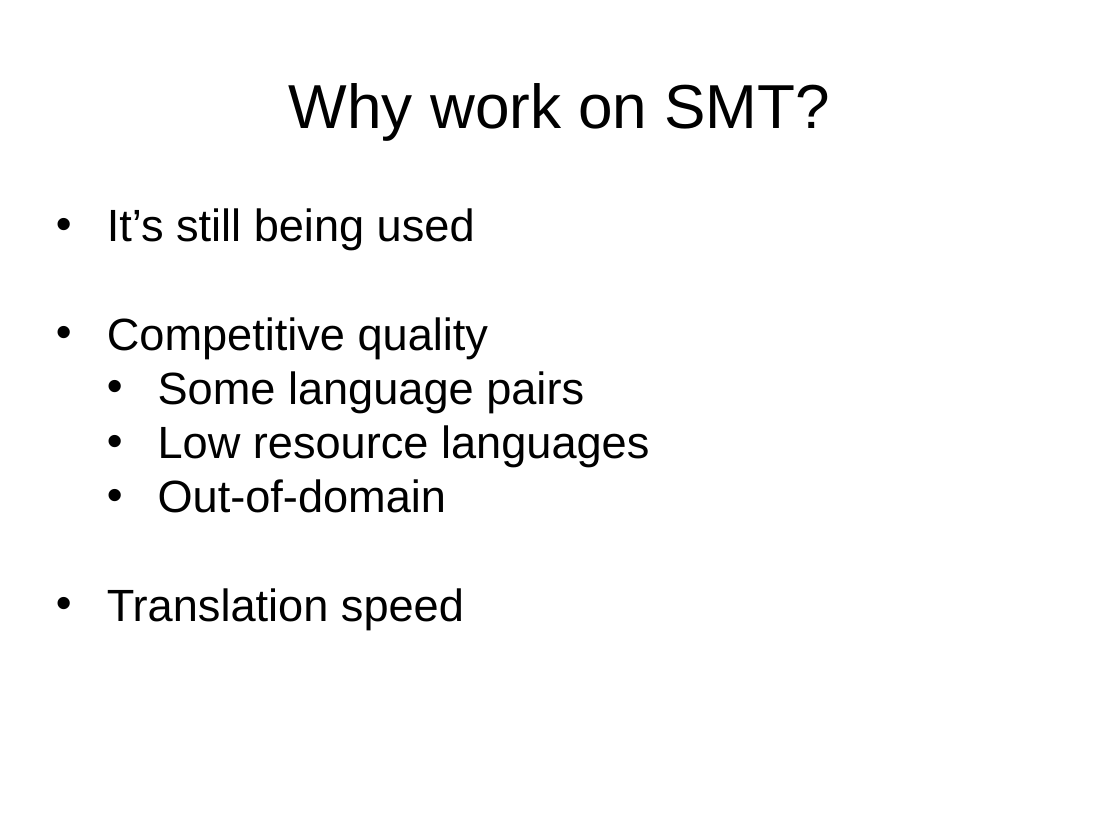
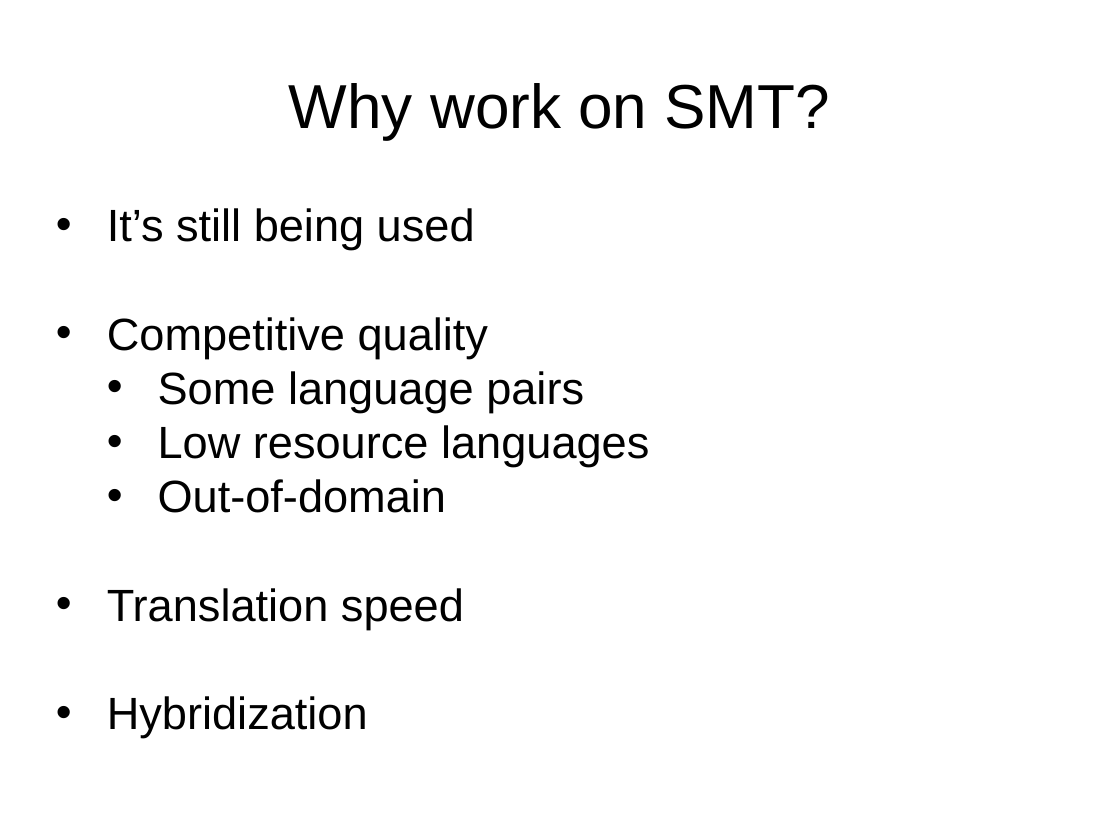
Before and after one commit to hieuhoang/papers, a slide deck: slide 3 of mtma17/slides.pptx. Drawn at 1120x840 pixels with LibreOffice and Linux fonts; fonts in the diff are those of the drawing. Boxes give left, top, right and bottom in pixels: in the first picture for what was removed or moved away, otherwise in the second. Text is boxed around its words. In the diff, an @@ line names an element or a change of style, - is before the commit and + after.

```diff
--- a/mtma17/slides.pptx
+++ b/mtma17/slides.pptx
@@ text at bbox=[107, 696, 368, 738]: paragraph added @@
+• Hybridization
```
Also in this commit, not shown: 3 other slides changed.
